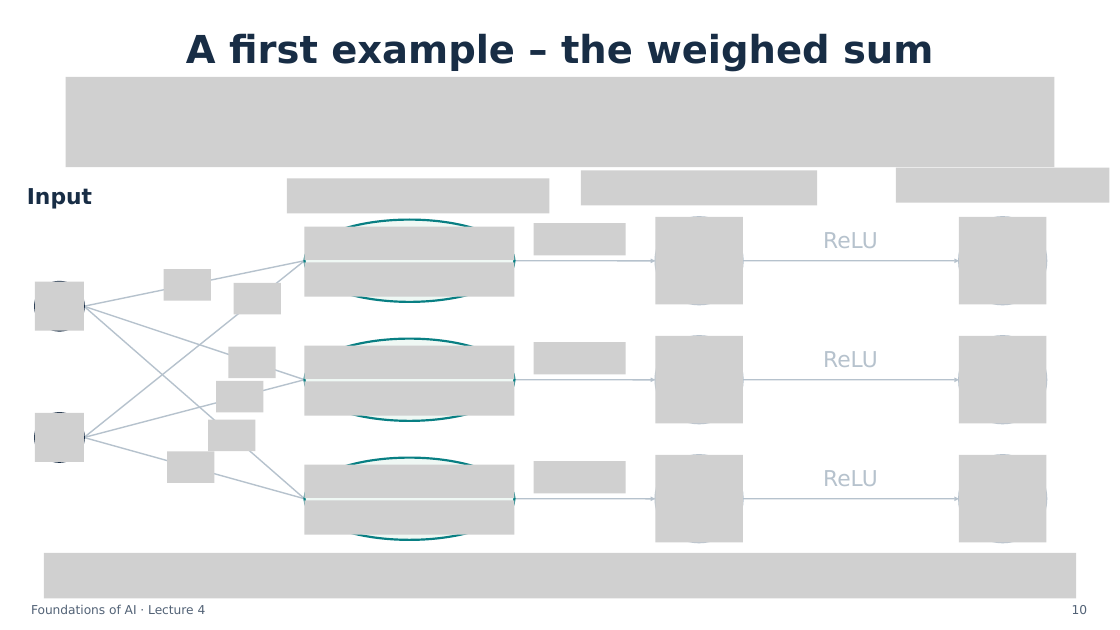
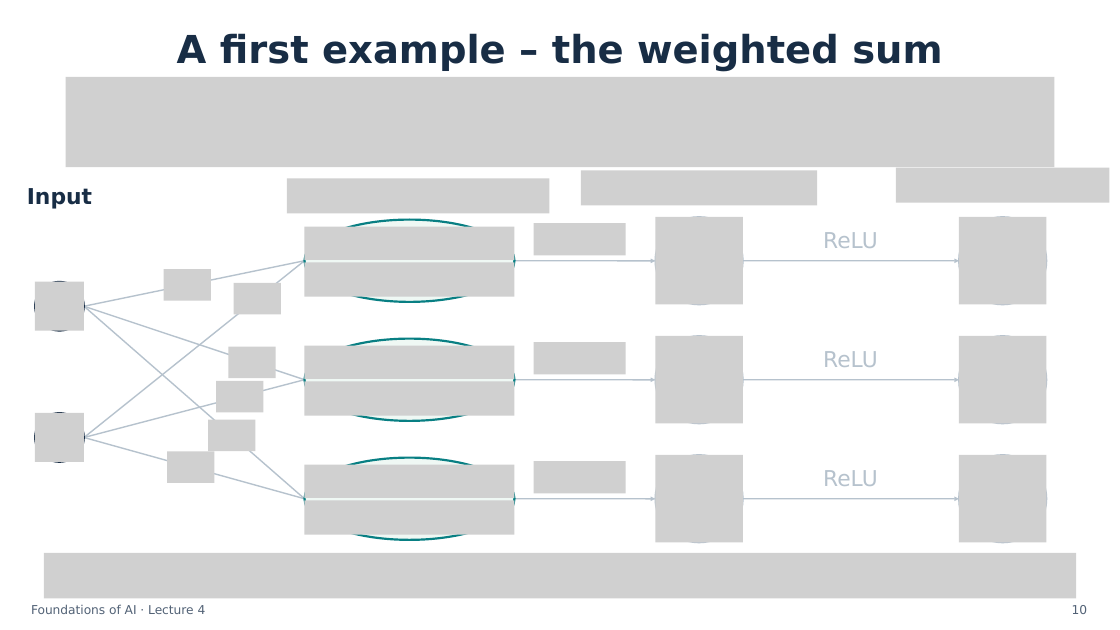
Before and after one commit to semtm0051/2026_27, a slide deck: slide 10 of Week_04/Slides/Week_04 - Slides.pptx. Drawn at 1120x630 pixels with LibreOffice and Linux fonts; fonts in the diff are those of the drawing; grey boxes stand for pictures. Boxes give left, top, right and bottom in pixels: in the first picture for what was removed or moved away, otherwise in the second. Text is boxed around its words. In the diff, an @@ line names an element or a change of style, - is before the commit and + after.

Commit message:
Clarify Week 4 neuron terminology and polish slide presentation
Update the lecture deck and matching PDF. Correct weighted sum, improve bias colour contrast, and reveal architecture details on click while keeping the tent formula on one line.

```diff
--- a/Week_04/Slides/Week_04 - Slides.pptx
+++ b/Week_04/Slides/Week_04 - Slides.pptx
@@ text at bbox=[177, 33, 942, 72]: text changed @@
-A first example – the weighed sum
+A first example – the weighted sum
```
Also in this commit, not shown: 12 other slides changed, 1 other file.
